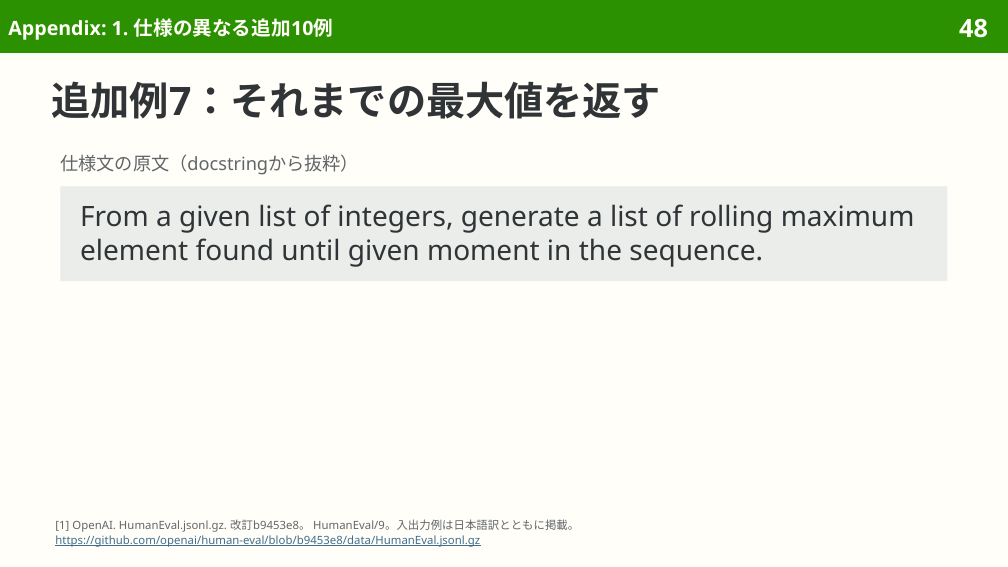
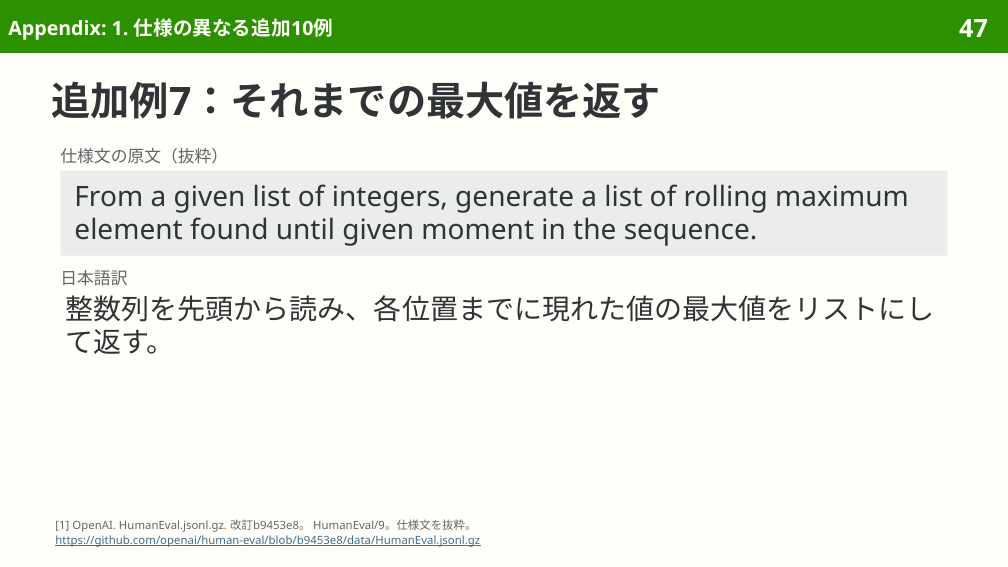
Before and after one commit to sasakiy84/datasets-in-10-minutes, a slide deck: slide 47 of slides/datasets-in-10-minutes-humaneval.pptx (slide 48 before the commit). Drawn at 1008x567 pixels with LibreOffice and Linux fonts; fonts in the diff are those of the drawing. Boxes give left, top, right and bottom in pixels: in the first picture for what was removed or moved away, otherwise in the second. Text is boxed around its words. In the diff, an @@ line names an element or a change of style, - is before the commit and + after.

Commit message:
slides(humaneval): refine Japanese wording and pair translations

```diff
--- a/slides/datasets-in-10-minutes-humaneval.pptx
+++ b/slides/datasets-in-10-minutes-humaneval.pptx
@@ page number at (959, 19, 988, 37): text changed @@
-48
+47
@@ text at (60, 148, 228, 164): text changed; size 13 to 12 pt @@
-仕様文の原文（docstringから抜粋）
+仕様文の原文（抜粋）
@@ rectangle "From a given list of ...": place and size @@
-rectangle "From a given list of ..." at (60, 186, 948, 281)
+rectangle "From a given list of ..." at (60, 170, 948, 255)
@@ rectangle "From a given list of ..." at (60, 170, 948, 255): line spacing 23.8pt to 23.4pt; vertical alignment middle to top @@
@@ text added at (60, 270, 127, 286), 12 pt, text #626669 @@
+日本語訳
@@ text added at (65, 295, 934, 354), 20 pt, text #303437 @@
+整数列を先頭から読み、各位置までに現れた値の最大値をリストにして返す。
@@ text at (55, 519, 476, 532): text changed @@
-[1] OpenAI. HumanEval.jsonl.gz. 改訂b9453e8。 HumanEval/9。入出力例は日本語訳とともに掲載。
+[1] OpenAI. HumanEval.jsonl.gz. 改訂b9453e8。 HumanEval/9。仕様文を抜粋。
```
Also in this commit, not shown: 28 other slides changed, 1 slide removed, 4 other files.
